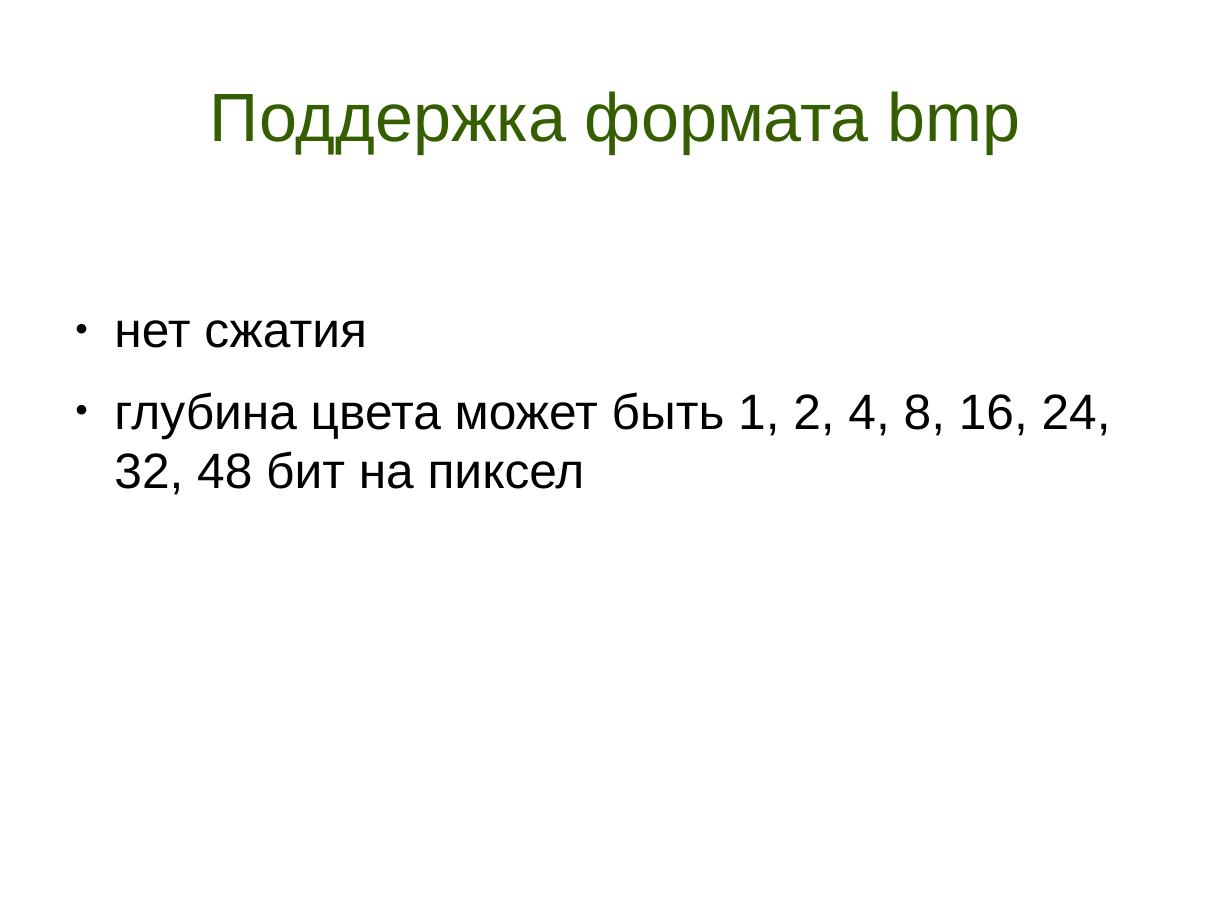
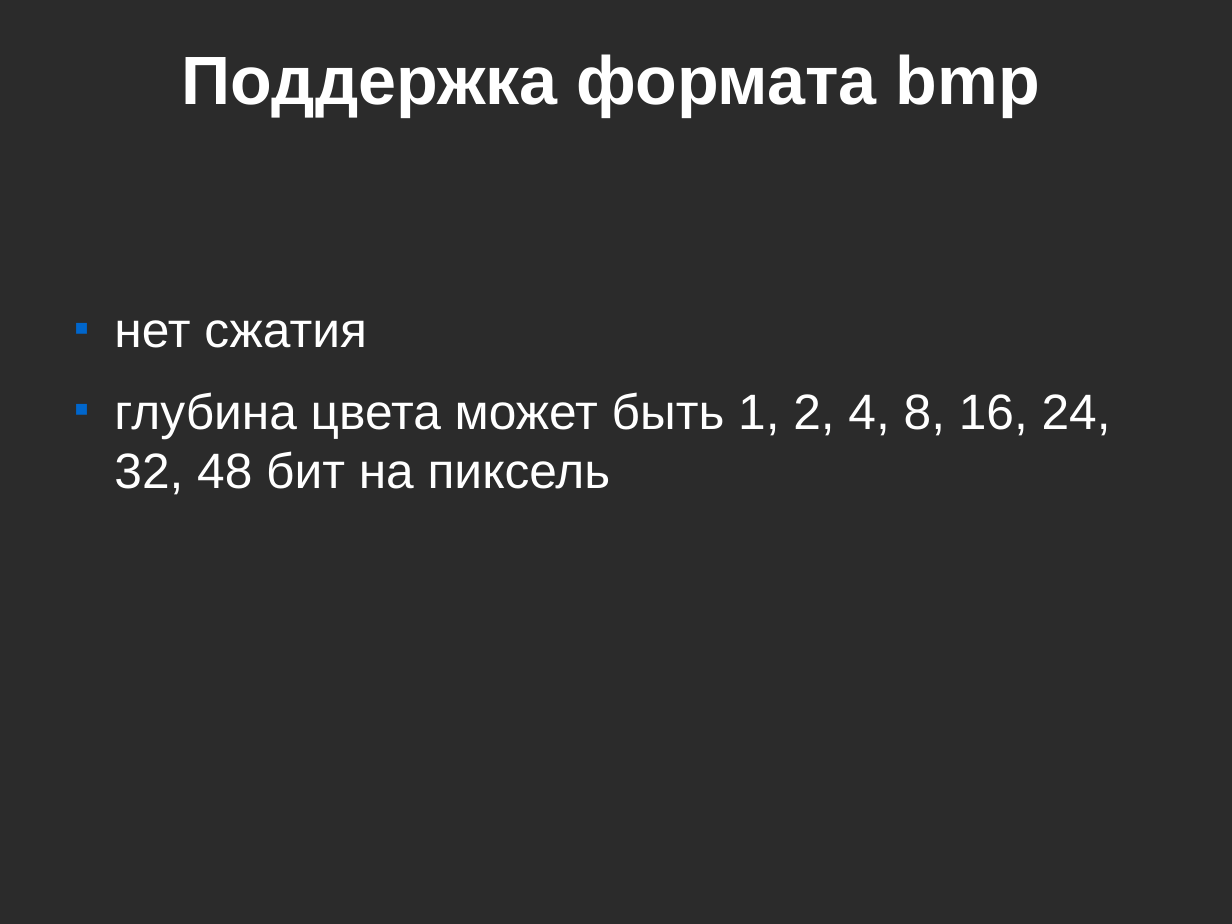
Before and after one commit to tipe/searchbycolor, a slide deck: slide 4 of Presentation.odp. Drawn at 1232x924 pixels with LibreOffice and Linux fonts; fonts in the diff are those of the drawing; background and template pictures are left out; a plain dark background stands for a picture behind light text. Boxes give left, top, right and bottom in pixels: in the first picture for what was removed or moved away, otherwise in the second. Text is boxed around its words. In the diff, an @@ line names an element or a change of style, - is before the commit and + after.

```diff
--- a/Presentation.odp
+++ b/Presentation.odp
@@ background #FFFFFF to picture (left out) @@
@@ title "Поддержка формата bmp": place and size @@
-title "Поддержка формата bmp" at [210,91,1021,153]
+title "Поддержка формата bmp" at [182,54,1040,117]
@@ title "Поддержка формата bmp" at [182,54,1040,117]: text colour #355E00 to #FFFFFF, bold on @@
@@ text at [114,320,366,348]: text colour #000000 to #FFFFFF in "нет сжатия"; bullet ● to ■; bullet colour #000000 to #0066CC @@
@@ text at [114,392,1111,495]: text changed; text colour #000000 to #FFFFFF @@
-● глубина цвета может быть 1, 2, 4, 8, 16, 24, 32, 48 бит на пиксел
+■ глубина цвета может быть 1, 2, 4, 8, 16, 24, 32, 48 бит на пиксель
```
Also in this commit, not shown: 11 other slides changed, 1 slide added, 1 slide removed.
